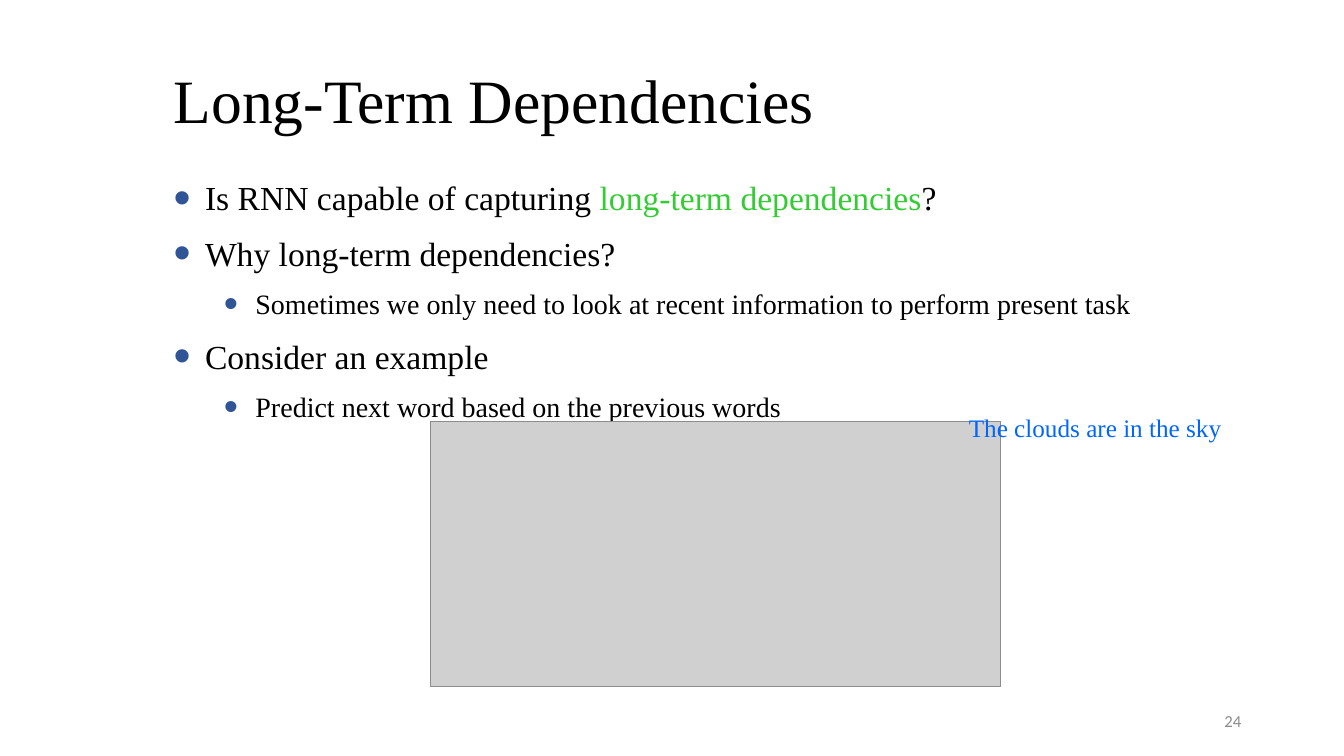
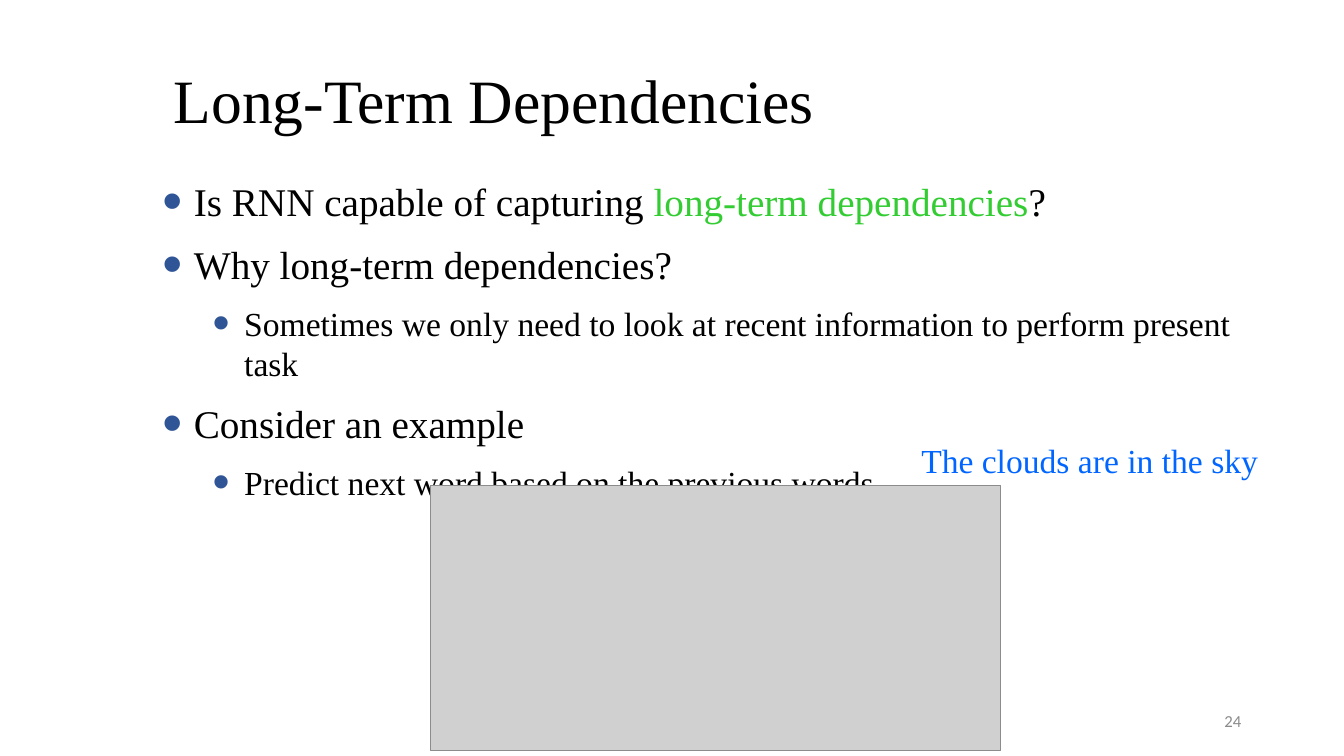
Before and after one commit to isi-nlp/csci_544_fa_18_slides, a slide deck: slide 24 of neural_lm_0928.pptx. Drawn at 1344x756 pixels with LibreOffice and Linux fonts; fonts in the diff are those of the drawing; grey boxes stand for pictures. Boxes give left, top, right and bottom in pixels: in the first picture for what was removed or moved away, otherwise in the second. Text is boxed around its words. In the diff, an @@ line names an element or a change of style, - is before the commit and + after.

```diff
--- a/neural_lm_0928.pptx
+++ b/neural_lm_0928.pptx
@@ text "Is RNN capable of capturing ...": place and size @@
-text "Is RNN capable of capturing ..." at (205,186,1130,423)
+text "Is RNN capable of capturing ..." at (194,188,1230,501)
@@ text "Is RNN capable of capturing ..." at (194,188,1230,501): size 24 to 28 pt in "Is RNN capable of capturing long-term dependencies?", "Why long-term dependencies?", "Consider an example"; size 20 to 24 pt in "Sometimes we only need to look at ...", "Predict next word based on the previous ..." @@
@@ text "The clouds are in the ...": place and size @@
-text "The clouds are in the ..." at (969,417,1221,443)
+text "The clouds are in the ..." at (921,449,1258,480)
@@ text "The clouds are in the ..." at (921,449,1258,480): size 18 to 24 pt @@
@@ picture: place and size @@
-picture at (431,421,1001,688)
+picture at (431,485,1001,751)
```
Also in this commit, not shown: 11 other slides changed, 1 other file.
